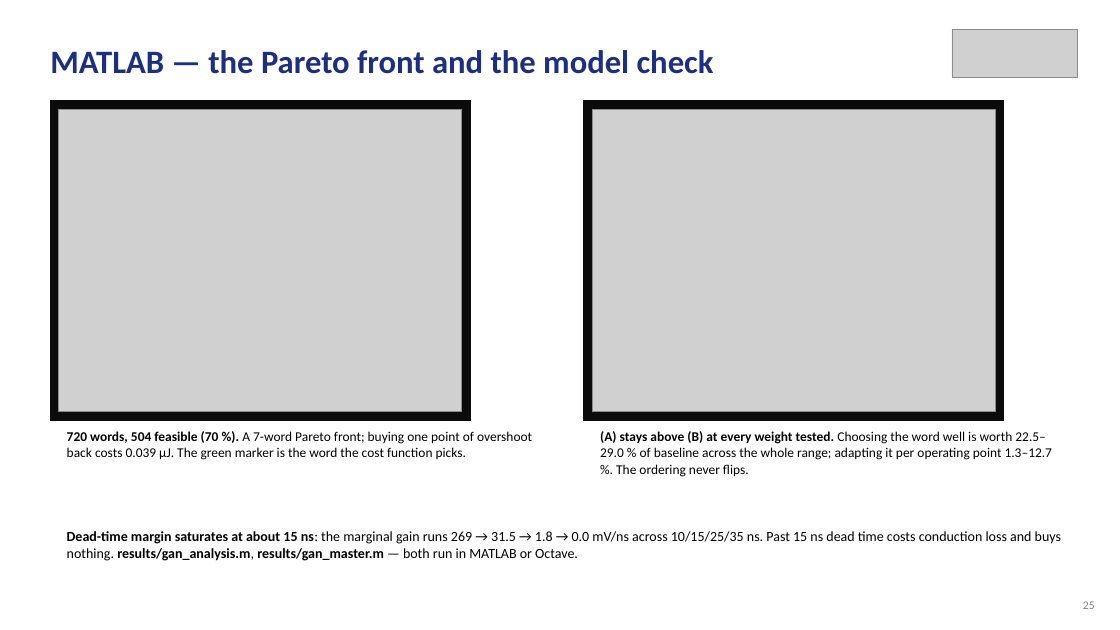
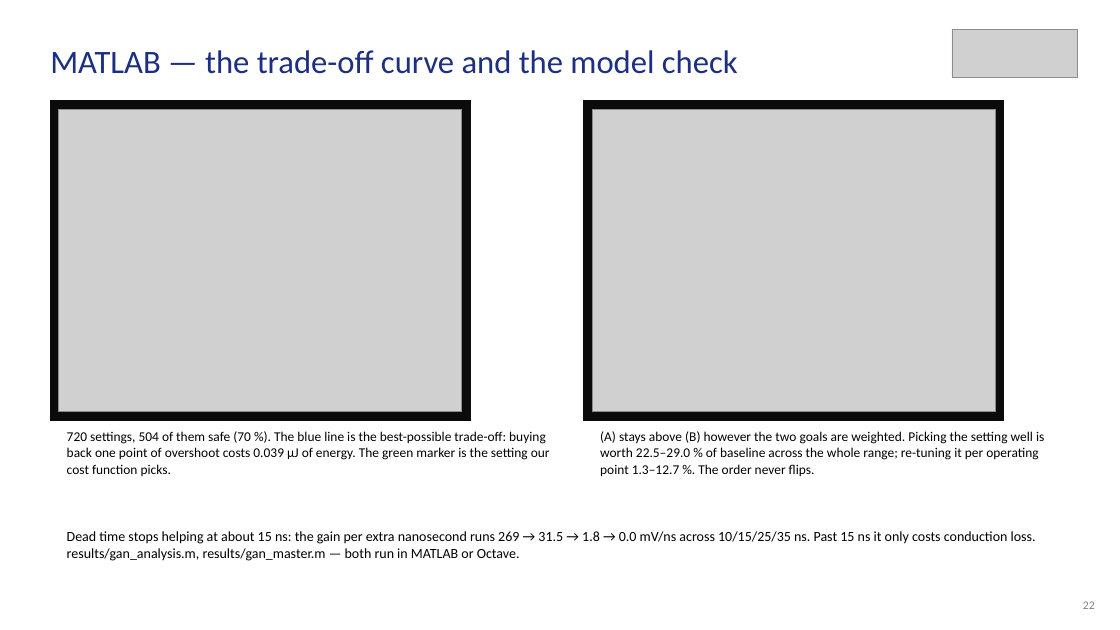
Before and after one commit to Amritha902/gan-driver, a slide deck: slide 22 of review/Review1_GaN_Segmented_Gate_Driver.pptx (slide 25 before the commit). Drawn at 1120x630 pixels with LibreOffice and Linux fonts; fonts in the diff are those of the drawing; grey boxes stand for pictures. Boxes give left, top, right and bottom in pixels: in the first picture for what was removed or moved away, otherwise in the second. Text is boxed around its words. In the diff, an @@ line names an element or a change of style, - is before the commit and + after.

```diff
--- a/review/Review1_GaN_Segmented_Gate_Driver.pptx
+++ b/review/Review1_GaN_Segmented_Gate_Driver.pptx
@@ text at box(50, 50, 738, 74): text changed; bold off @@
-MATLAB — the Pareto front and the model check
+MATLAB — the trade-off curve and the model check
@@ text at box(67, 431, 550, 476): text changed @@
-720 words, 504 feasible (70 %). A 7-word Pareto front; buying one point of overshoot back costs 0.039 µJ. The green marker is the word the cost function picks.
+720 settings, 504 of them safe (70 %). The blue line is the best-possible trade-off: buying back one point of overshoot costs 0.039 µJ of energy. The green marker is the setting our cost function picks.
@@ text at box(600, 431, 1044, 476): text changed @@
-(A) stays above (B) at every weight tested. Choosing the word well is worth 22.5–29.0 % of baseline across the whole range; adapting it per operating point 1.3–12.7 %. The ordering never flips.
+(A) stays above (B) however the two goals are weighted. Picking the setting well is worth 22.5–29.0 % of baseline across the whole range; re-tuning it per operating point 1.3–12.7 %. The order never flips.
@@ text at box(67, 531, 1036, 561): text changed @@
-Dead-time margin saturates at about 15 ns: the marginal gain runs 269 → 31.5 → 1.8 → 0.0 mV/ns across 10/15/25/35 ns. Past 15 ns dead time costs conduction loss and buys nothing. results/gan_analysis.m, results/gan_master.m — both run in MATLAB or Octave.
+Dead time stops helping at about 15 ns: the gain per extra nanosecond runs 269 → 31.5 → 1.8 → 0.0 mV/ns across 10/15/25/35 ns. Past 15 ns it only costs conduction loss. results/gan_analysis.m, results/gan_master.m — both run in MATLAB or Octave.
@@ text at box(1083, 601, 1095, 609): text changed @@
-25
+22
```
Also in this commit, not shown: 18 other slides changed, 6 slides removed, 12 other files.
